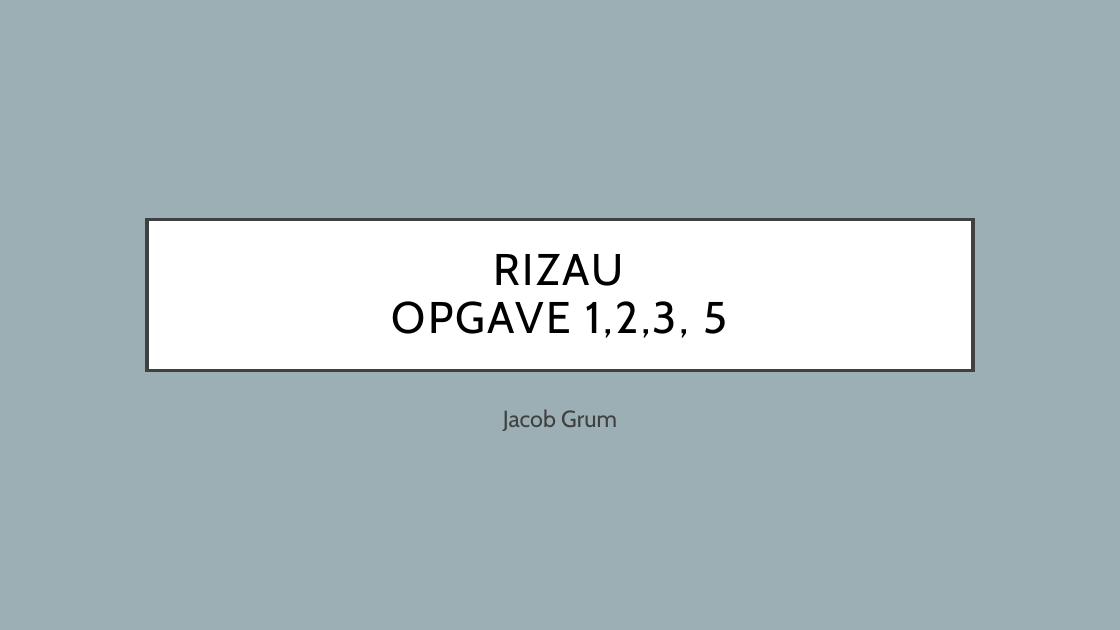
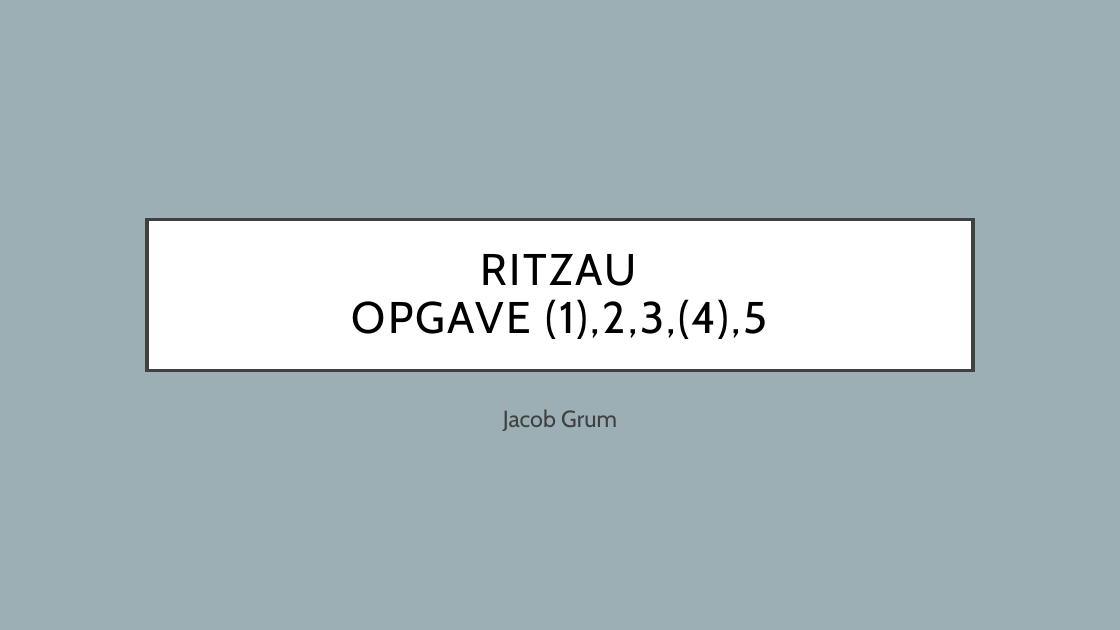
Before and after one commit to Grumlebob/JobInterviewRitzau, a slide deck: slide 1 of Ritzau.odp. Drawn at 1120x630 pixels with LibreOffice and Linux fonts; fonts in the diff are those of the drawing. Boxes give left, top, right and bottom in pixels: in the first picture for what was removed or moved away, otherwise in the second. Text is boxed around its words. In the diff, an @@ line names an element or a change of style, - is before the commit and + after.

Commit message:
Brødtekst lavet om til bullets på opgave 1-5

```diff
--- a/Ritzau.odp
+++ b/Ritzau.odp
@@ title at [352, 254, 767, 339]: text changed @@
-RIZAU
-OPGAVE 1,2,3, 5
+RITZAU
+OPGAVE (1),2,3,(4),5
```
Also in this commit, not shown: 12 other slides changed, 1 slide added, 2 slides removed, 1 other file.
